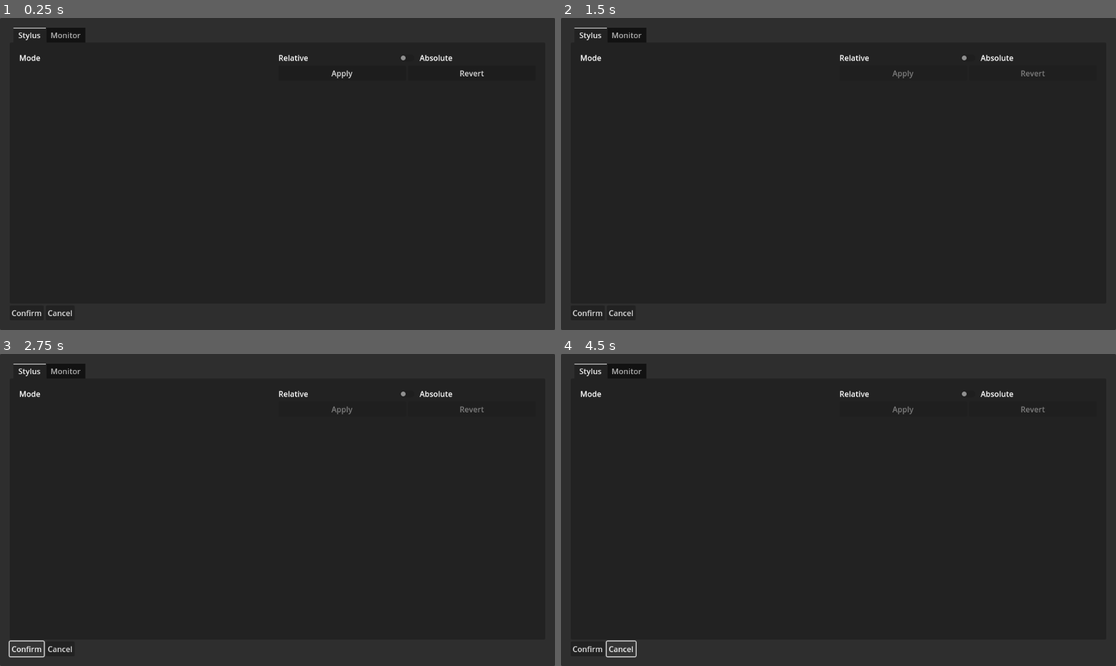
Above: before the commit, frames 1-4 (two rows, left to right).
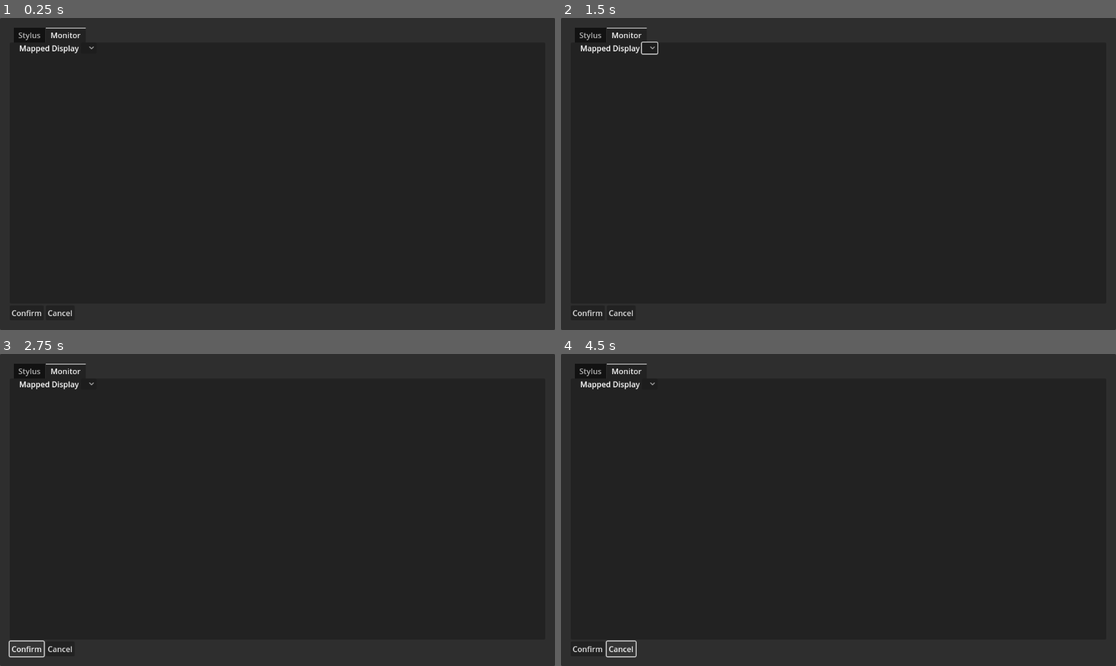
Above: after the commit, the same moments.

Repository: starlightlacuna/TabletConfigurator
Game: Godot game, scene res://scenes/main.tscn
The game is run twice, just before and just after one commit, with the same random seed, the same clock (stepped at 60 frames per second) and the same inputs.
Inputs (mouse positions are in pixels of both pictures, inside the frame that each line leads up to):
- Up to frame 1 (0.25 s): no input
- Up to frame 2 (1.5 s): click (649, 49) at 0.52 s; click (905, 74) at 1.25 s, where only the run before the commit has a clickable "Apply"
- Up to frame 3 (2.75 s): click "Confirm" at 2 s
- Up to frame 4 (4.5 s): click "Confirm" at 2.75 s; click "Confirm" at 3.5 s; click "Cancel" at 4.25 s

The runs differ from the first frame. In frame 1, 0.6% of the frame differs, in the area x 2-88%, y 3-20%; in frame 2, 0.6%; in frame 3, 0.6%; in frame 4, 0.6%.
Error before the commit: Out of bounds get index '1' (on base: 'Array') (res://scripts/system_settings.gd:38)
Error after the commit: Out of bounds get index '1' (on base: 'Array') (res://scripts/system_settings.gd:32)

Commit message:
Add monitor selector

Diff:
--- a/scenes/main.tscn
+++ b/scenes/main.tscn
@@ -1,7 +1,14 @@
-[gd_scene load_steps=3 format=3 uid="uid://cbk4i1wiym46l"]
+[gd_scene load_steps=5 format=3 uid="uid://cbk4i1wiym46l"]
 
 [ext_resource type="Script" path="res://scenes/main.gd" id="1_ioc38"]
 [ext_resource type="PackedScene" uid="uid://cl0gu3lv30wce" path="res://scenes/stylus_settings.tscn" id="2_8qrei"]
+[ext_resource type="PackedScene" uid="uid://bqsmpy071at23" path="res://scenes/monitor_settings.tscn" id="3_43tpw"]
+
+[sub_resource type="Theme" id="Theme_gndhk"]
+MarginContainer/constants/margin_bottom = 20
+MarginContainer/constants/margin_left = 20
+MarginContainer/constants/margin_right = 20
+MarginContainer/constants/margin_top = 20
 
 [node name="Main" type="Control"]
 layout_mode = 3
@@ -10,6 +17,7 @@
 anchor_bottom = 1.0
 grow_horizontal = 2
 grow_vertical = 2
+theme = SubResource("Theme_gndhk")
 script = ExtResource("1_ioc38")
 
 [node name="PanelContainer" type="PanelContainer" parent="."]
@@ -22,10 +30,6 @@
 
 [node name="MarginContainer" type="MarginContainer" parent="PanelContainer"]
 layout_mode = 2
-theme_override_constants/margin_left = 20
-theme_override_constants/margin_top = 20
-theme_override_constants/margin_right = 20
-theme_override_constants/margin_bottom = 20
 
 [node name="VBoxContainer" type="VBoxContainer" parent="PanelContainer/MarginContainer"]
 layout_mode = 2
@@ -34,15 +38,14 @@
 unique_name_in_owner = true
 layout_mode = 2
 size_flags_vertical = 3
-current_tab = 0
+current_tab = 1
 
 [node name="StylusSettings" parent="PanelContainer/MarginContainer/VBoxContainer/SettingsTabContainer" instance=ExtResource("2_8qrei")]
+visible = false
 layout_mode = 2
 
-[node name="MonitorSettings" type="Control" parent="PanelContainer/MarginContainer/VBoxContainer/SettingsTabContainer"]
-visible = false
+[node name="MonitorSettings" parent="PanelContainer/MarginContainer/VBoxContainer/SettingsTabContainer" instance=ExtResource("3_43tpw")]
 layout_mode = 2
-metadata/_tab_index = 1
 
 [node name="HBoxContainer" type="HBoxContainer" parent="PanelContainer/MarginContainer/VBoxContainer"]
 layout_mode = 2
--- /dev/null
+++ b/scenes/monitor_settings.gd
@@ -0,0 +1,10 @@
+extends MarginContainer
+
+var monitor_option_button: OptionButton
+var monitor_indexes: Array
+
+func _ready() -> void:
+	monitor_option_button = %MonitorOptionButton
+	var monitors: Dictionary = SystemSettings.monitors
+	for monitor_id in monitors:
+		monitor_option_button.add_item(monitor_id)
--- /dev/null
+++ b/scenes/monitor_settings.tscn
@@ -0,0 +1,20 @@
+[gd_scene load_steps=2 format=3 uid="uid://bqsmpy071at23"]
+
+[ext_resource type="Script" path="res://scenes/monitor_settings.gd" id="1_wplia"]
+
+[node name="MonitorSettings" type="MarginContainer"]
+theme_override_constants/margin_top = 0
+script = ExtResource("1_wplia")
+metadata/_tab_index = 1
+
+[node name="GridContainer" type="GridContainer" parent="."]
+layout_mode = 2
+columns = 2
+
+[node name="MonitorOptionLabel" type="Label" parent="GridContainer"]
+layout_mode = 2
+text = "Mapped Display"
+
+[node name="MonitorOptionButton" type="OptionButton" parent="GridContainer"]
+unique_name_in_owner = true
+layout_mode = 2
--- a/scenes/stylus_settings.gd
+++ b/scenes/stylus_settings.gd
@@ -34,5 +34,5 @@
 	_disable_buttons(false)
 
 func _on_apply_button_pressed() -> void:
-	SystemSettings._set_mode("12", mode)
+	SystemSettings._set_mode((styluses[0] as Device).id, mode)
 	_disable_buttons(true)
--- a/scenes/stylus_settings.tscn
+++ b/scenes/stylus_settings.tscn
@@ -3,10 +3,6 @@
 [ext_resource type="Script" path="res://scenes/stylus_settings.gd" id="1_6ktbv"]
 
 [node name="StylusSettings" type="MarginContainer"]
-theme_override_constants/margin_left = 20
-theme_override_constants/margin_top = 20
-theme_override_constants/margin_right = 20
-theme_override_constants/margin_bottom = 20
 script = ExtResource("1_6ktbv")
 metadata/_tab_index = 0
 
--- /dev/null
+++ b/scripts/monitor.gd
@@ -0,0 +1,9 @@
+class_name Monitor
+extends Resource
+
+## String ID of the display. This is what we pass into the `xsetwacom` command.
+var id: String
+## This is what we show to the user.
+var name: String
+var resolution: Vector2i
+var offset: Vector2i
--- a/scripts/system_settings.gd
+++ b/scripts/system_settings.gd
@@ -1,24 +1,18 @@
 extends Node
 
-
 const XSETWACOM: String = "xsetwacom"
+const XRANDR: String = "xrandr"
 
 var current_mode: Device.Mode
 
-## String array containing info about Wacom devices
-## 0: Name
-## 1: ID
-## 2: type
-## 3: Mode
+## Array containing Device resources with info about Wacom devices.
 var devices: Array
+## Array containing Monitor resources.
+var monitors: Dictionary
 
 func _ready() -> void:
 	devices = _get_devices()
-	print(devices)
-
-# Called every frame. 'delta' is the elapsed time since the previous frame.
-func _process(delta: float) -> void:
-	pass
+	monitors = _get_monitors()
 
 func _get_devices() -> Array:
 	var output: Array
@@ -58,6 +52,45 @@
 		return
 	print(output)
 
+func _get_monitors() -> Dictionary:
+	var output: Array
+	OS.execute(XRANDR, [], output, true)
+	if output.size() > 1:
+		printerr(output[1])
+		return {}
+	var monitor_lines: Array = (output[0] as String).split("\n")
+
+	var monitors: Dictionary = {}
+	for index in monitor_lines.size() - 1:
+		var line: Array = (monitor_lines[index] as String).split(" ", false)
+
+		# TODO: Try to refactor this into guard clauses
+		if index == 0:
+			var monitor: Monitor = Monitor.new()
+			monitor.id = "desktop"
+			monitor.name = "All"
+			monitor.resolution = Vector2i(int(line[7]), int(line[9]))
+			monitors[monitor.id] = monitor
+			continue
+		if line[1] == "connected":
+			var monitor: Monitor = Monitor.new()
+			monitor.id = line[0]
+			monitor.name = monitor.id
+			var resolution_array: Array
+			if line[2] == "primary":
+				resolution_array = line[3].split("x")
+			else:
+				resolution_array = line[2].split("x")
+			var temp: Array = resolution_array.pop_back().split("+")
+			for element in temp:
+				resolution_array.push_back(int(element))
+			resolution_array[0] = int(resolution_array[0])
+			monitor.resolution = Vector2i(resolution_array[0], resolution_array[1])
+			monitor.offset = Vector2i(resolution_array[2], resolution_array[3])
+			monitors[monitor.id] = monitor
+			continue
+	return monitors
+
 func get_stylus_devices() -> Array:
 	var stylus_devices: Array = []
 	for device in devices:
